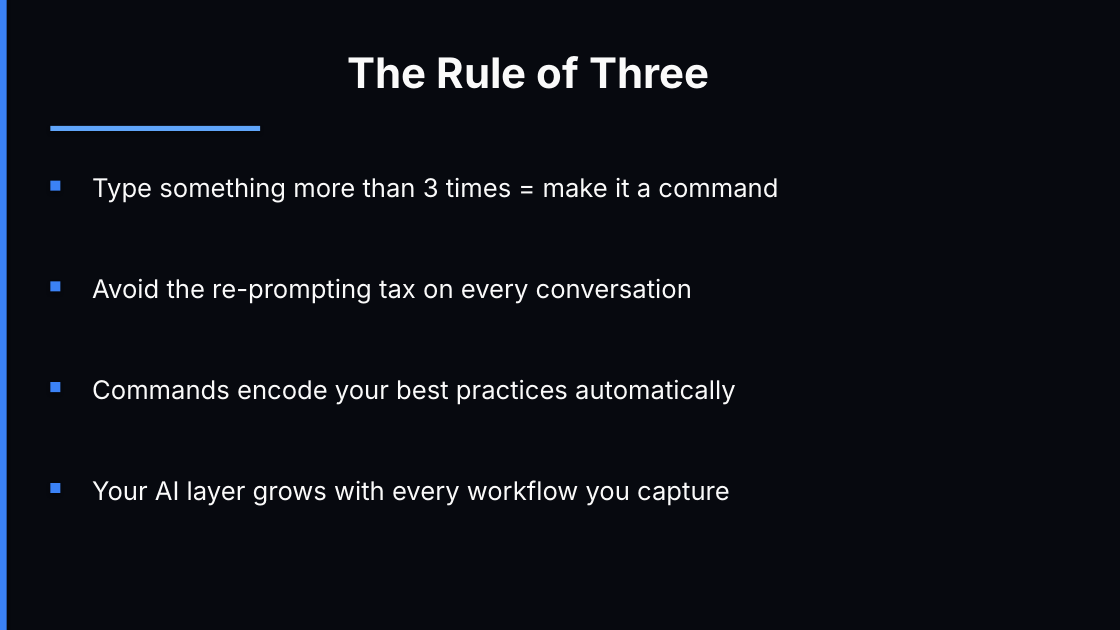
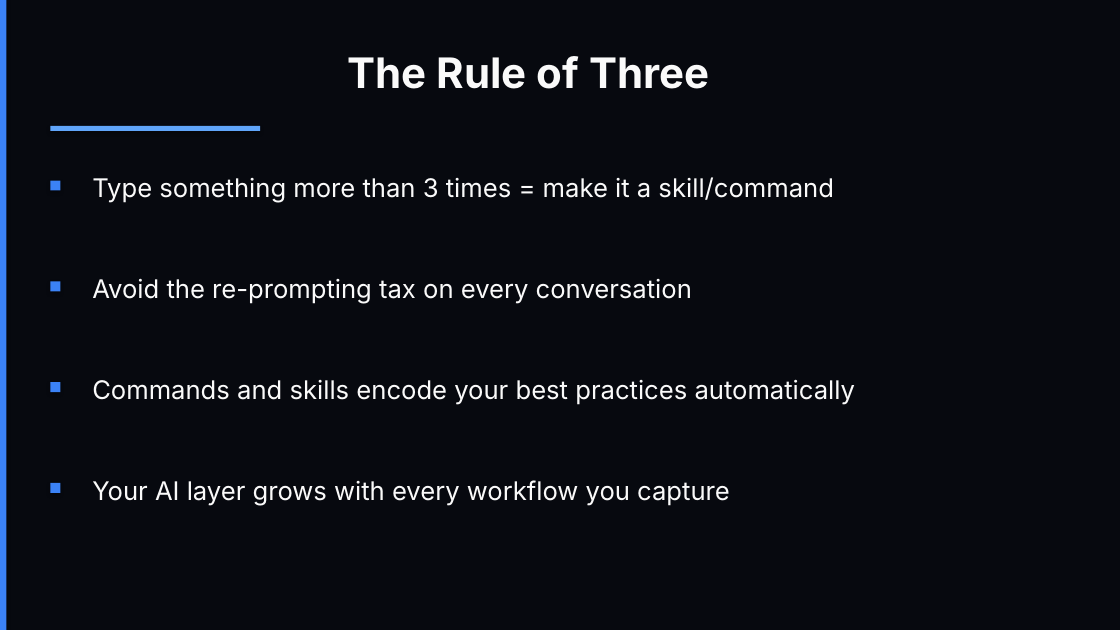
Before and after one commit to dynamous-business/cisco-workshop-resources, a slide deck: slide 31 of cisco-workshop-slides.pptx. Drawn at 1120x630 pixels with LibreOffice and Linux fonts; fonts in the diff are those of the drawing. Boxes give left, top, right and bottom in pixels: in the first picture for what was removed or moved away, otherwise in the second. Text is boxed around its words. In the diff, an @@ line names an element or a change of style, - is before the commit and + after.

Commit message:
Updated commands, README, and slides

```diff
--- a/cisco-workshop-slides.pptx
+++ b/cisco-workshop-slides.pptx
@@ text at [92,177,834,203]: text changed @@
-Type something more than 3 times = make it a command
+Type something more than 3 times = make it a skill/command
@@ text at [92,379,856,405]: text changed @@
-Commands encode your best practices automatically
+Commands and skills encode your best practices automatically
```
Also in this commit, not shown: 7 other slides changed, 9 other files.
